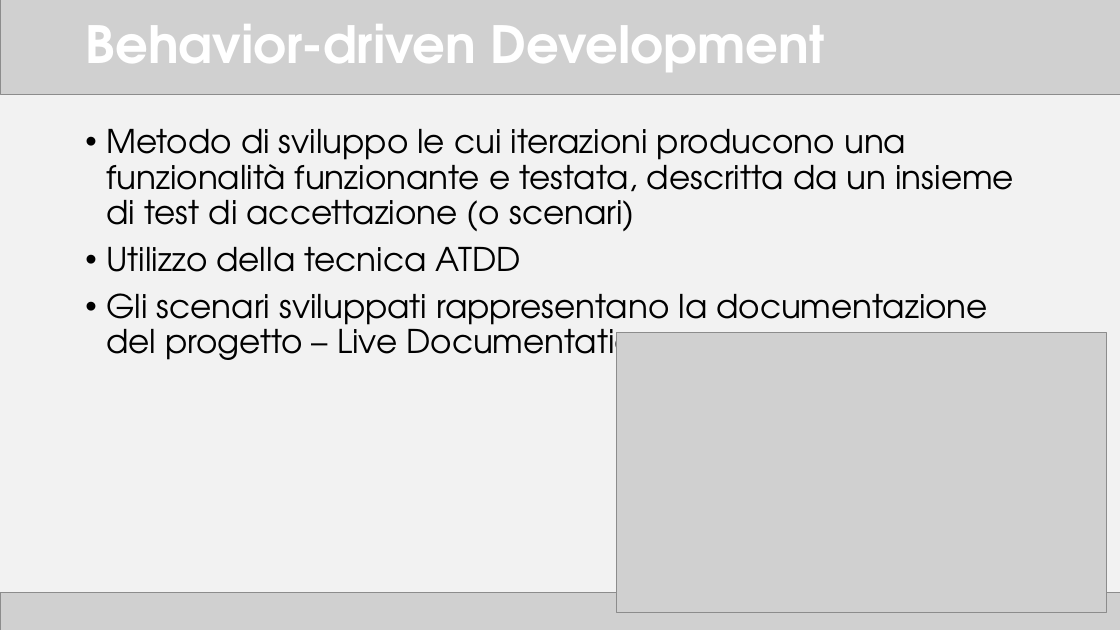
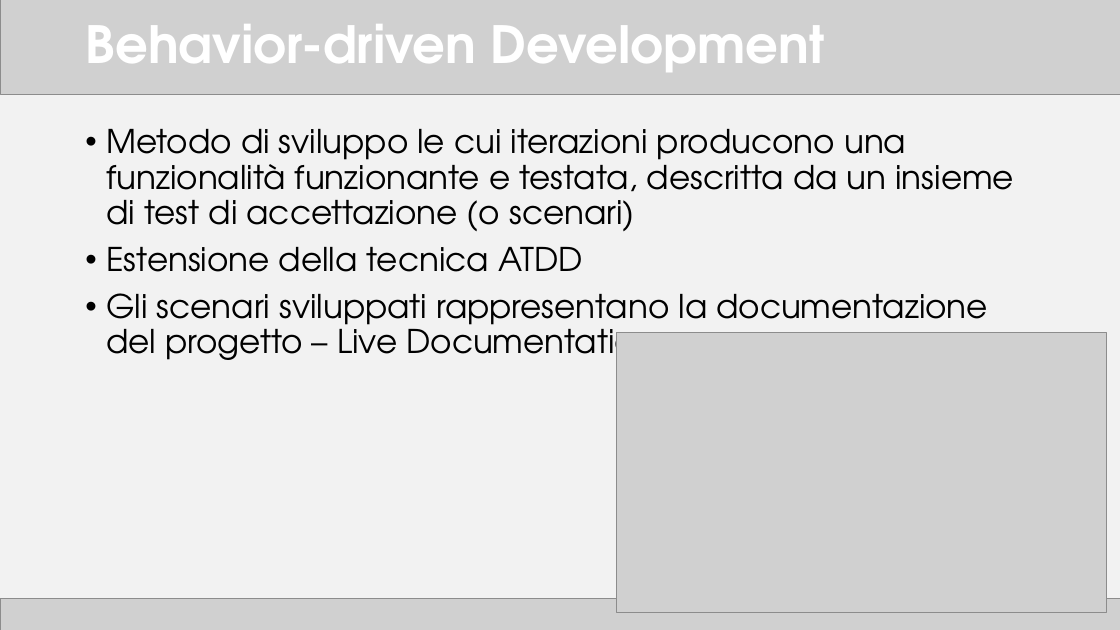
Before and after one commit to TTia/xblog-thesis, a slide deck: slide 4 of Presentazione.pptx. Drawn at 1120x630 pixels with LibreOffice and Linux fonts; fonts in the diff are those of the drawing; grey boxes stand for pictures. Boxes give left, top, right and bottom in pixels: in the first picture for what was removed or moved away, otherwise in the second. Text is boxed around its words. In the diff, an @@ line names an element or a change of style, - is before the commit and + after.

```diff
--- a/Presentazione.pptx
+++ b/Presentazione.pptx
@@ text at <box>106,247,583,272</box>: text changed @@
-• Utilizzo della tecnica ATDD
+• Estensione della tecnica ATDD
@@ picture: place and size @@
-picture at <box>0,593,1120,630</box>
+picture at <box>0,599,1120,630</box>
```
Also in this commit, not shown: 6 other slides changed, 1 other file.
